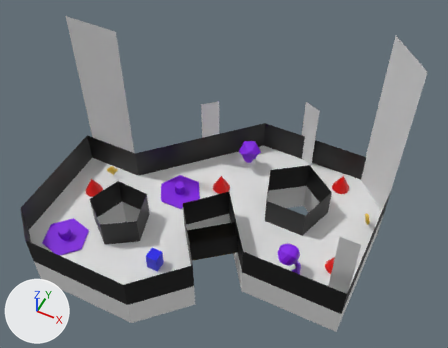
The FBX model Downgrade/Assets/Overhaul_Data/Scenes/InUse/Levels/Pantano/Nuevo_N7-Pantano.fbx: old version first, new version second.
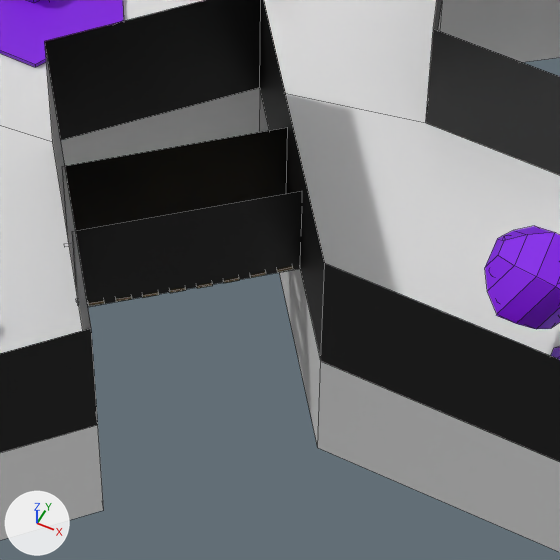
Each version is shown whole from a camera (50 mm lens) standing at (10.73, -21.21, 29.84) and looking at (0.47, -0.71, 4.21), then close up on the part from 39% to 66% of the width and 56% to 91% of the height. The axes (+X, +Y, +Z) are drawn at lower left. The lights are the same throughout. The close-ups show mesh edges as thin lines. Where no turn or scale is listed for an object, it has been applied to the vertices.

Names of what the first close-up shows: 'Barriles en Barro.013', 'Base 1-7', 'Limite 1-7.001', 'Planta Carnivora.006'.
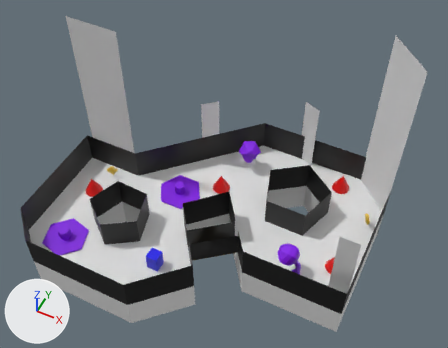
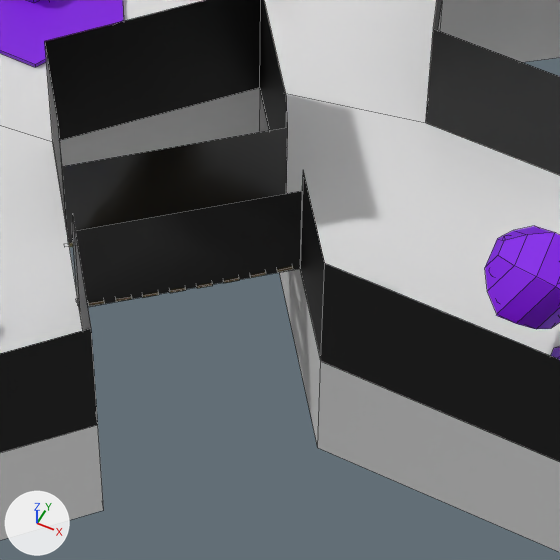
Where the newer file only moved an object's origin or applied its transform, the numbers keep the older frame.

Pixel boxes (x1, y1, x2, y2) of what changed, in the close-ups (560 x 560 px):
part 1 of me_plane_086, built on
    both: (45, 0, 325, 359)

What the commit changed:
me_plane_086 is used by ob_limite_1_7_001; location (-0.89, -1.33, -1.04).
Verts and faces of me_plane_086; kept vertices keep their numbers, new ones are numbered from 60.
Before the commit, vertices of me_plane_086: 0 (3.9, -2.2, 1.0) at pixel (320, 361), 6 (1.4, 1.3, 1.0) at pixel (259, 87), 10 (1.9, -4.2, 1.0) at pixel (97, 424), 14 (-0.6, -0.7, 1.0) at pixel (52, 142), 16 (3.9, -2.2, 3.1) at pixel (324, 263).
Before the commit, vertices of me_plane_086: 21 (1.4, 1.3, 3.1), 25 (1.9, -4.2, 3.1) at pixel (91, 328), 29 (-0.6, -0.7, 3.1) at pixel (44, 41), 52 (0.3, -2.0, 0.9), 53 (0.9, -2.8, 0.9).
Before the commit, vertices of me_plane_086: 54 (2.5, -0.2, 0.9), 55 (3.1, -1.0, 0.9) at pixel (300, 268), 56 (0.3, -2.0, 2.6) at pixel (62, 166), 57 (0.9, -2.8, 2.6) at pixel (72, 231), 58 (2.5, -0.2, 2.6) at pixel (287, 127).
Before the commit, vertices of me_plane_086: 59 (3.1, -1.0, 2.6) at pixel (302, 190).
me_plane_086 had 60 vertices, 28 faces and spanned x -8.8..9.8, y -6.8..7.5, z 0.9..3.1.
me_plane_086 now has 68 vertices, 34 faces and spans x -8.8..9.8, y -6.8..7.5, z 0.9..3.1.
Part 1, on me_plane_086:
Faces deleted: (0, 6, 21, 16), (10, 25, 29, 14).
New vertex 60 is at (0.9, -2.9, 1.0), pixel (79, 311).
New vertex 61 is at (0.2, -1.8, 1.0), pixel (65, 225).
New vertex 62 is at (2.4, -0.2, 1.0).
New vertex 63 is at (3.1, -1.1, 1.0), pixel (300, 269).
New vertices 64 to 67 stand at vertices 60 to 63, in that order, plus (0.0, 0.0, 2.1).
New faces: (0, 63, 67, 16), (14, 61, 65, 29), (10, 25, 64, 60), (52, 56, 65, 61), (6, 21, 66, 62), (53, 60, 64, 57).
New faces: (54, 62, 66, 58), (55, 59, 67, 63).
